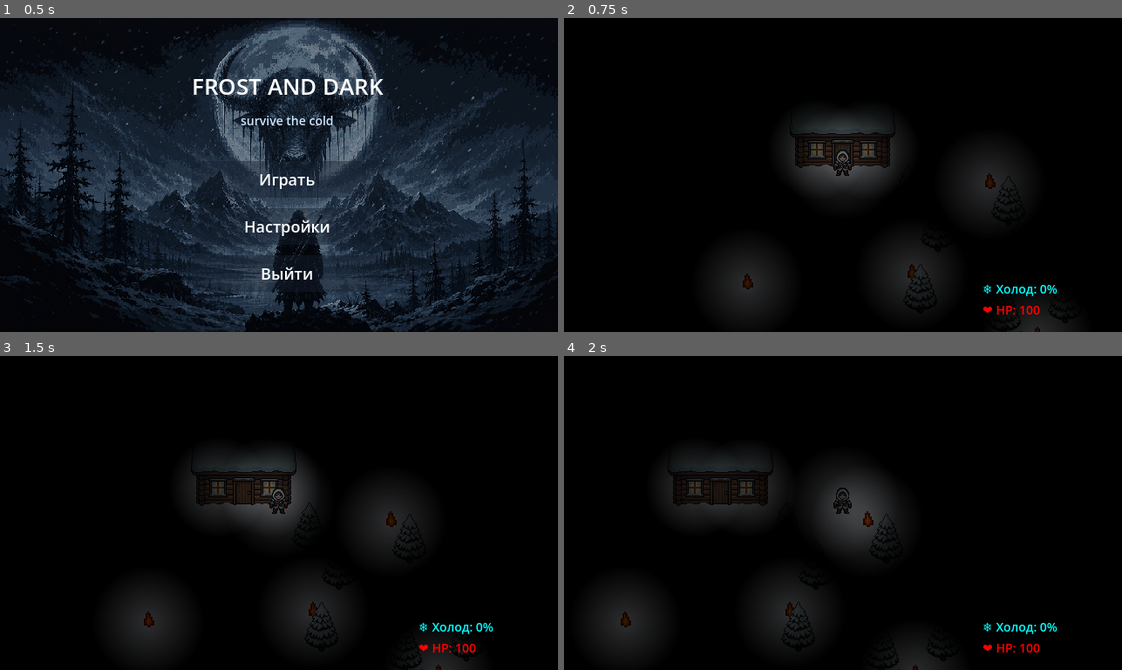
Above: before the commit, frames 1-4 (two rows, left to right).
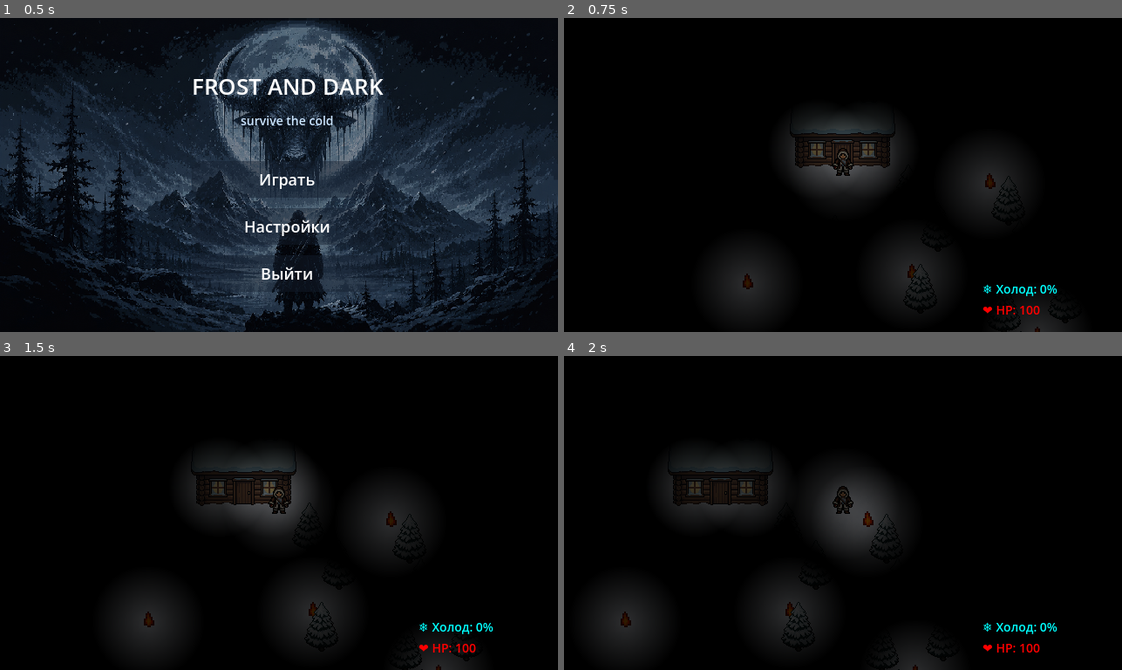
Above: after the commit, the same moments.

Repository: DLNklop/FrostAndDark
Game: Godot game, scene res://tscn/main_menu.tscn
Two runs of this game, one before a commit and one after it. Both use one fixed random seed, a clock stepped at 60 frames per second and the inputs below.
Inputs:
- Up to frame 1 (0.5 s): no input
- Up to frame 2 (0.75 s): click "Играть" at 0.5 s
- Up to frame 3 (1.5 s): tap Enter (ui_accept) at 1.25 s; hold Right (ui_right) from 1.28 s (still down)
- Up to frame 4 (2 s): keep holding Right (ui_right); tap Enter (ui_accept) at 1.52 s

Frame 1 is identical in both runs. In frame 2, 0.1% of the frame differs, in the area x 48-52%, y 41-51%; in frame 3, 0.1%; in frame 4, 0.1%.

Commit message:
спрайты гг

Diff:
--- a/tscn/hunter.tscn
+++ b/tscn/hunter.tscn
@@ -1,7 +1,34 @@
 [gd_scene format=3 uid="uid://cs5xhc7qdkhyc"]
 
 [ext_resource type="Script" uid="uid://cwtmbi648xpvi" path="res://scripts/hunter.gd" id="1_h1phl"]
-[ext_resource type="Texture2D" uid="uid://dvsaowiove2qe" path="res://sprite_objects/hunter_sprite.png" id="2_hgowg"]
+[ext_resource type="Texture2D" uid="uid://dwv7rouxm4irq" path="res://sprite_objects/hunter/idle/east.png" id="2_dqiep"]
+[ext_resource type="Texture2D" uid="uid://drgllm3iln48p" path="res://sprite_objects/hunter/idle/north.png" id="3_umjbp"]
+[ext_resource type="Texture2D" uid="uid://bybeiqjeyohby" path="res://sprite_objects/hunter/idle/south.png" id="4_dqiep"]
+[ext_resource type="Texture2D" uid="uid://b714m52iw5x04" path="res://sprite_objects/hunter/idle/west.png" id="5_1gmpk"]
+[ext_resource type="Texture2D" uid="uid://btvx7s755x3gq" path="res://sprite_objects/hunter/walk/north/frame_000.png" id="6_5scjv"]
+[ext_resource type="Texture2D" uid="uid://dktv2q4obleye" path="res://sprite_objects/hunter/walk/north/frame_001.png" id="7_evdl1"]
+[ext_resource type="Texture2D" uid="uid://d3t2lfy2yfre8" path="res://sprite_objects/hunter/walk/north/frame_002.png" id="8_5q1ce"]
+[ext_resource type="Texture2D" uid="uid://kgj7d66784fw" path="res://sprite_objects/hunter/walk/north/frame_003.png" id="9_iwdcy"]
+[ext_resource type="Texture2D" uid="uid://cecs5mmh5t6ot" path="res://sprite_objects/hunter/walk/north/frame_004.png" id="10_cy2um"]
+[ext_resource type="Texture2D" uid="uid://dtcejsk57uc0i" path="res://sprite_objects/hunter/walk/north/frame_005.png" id="11_l82lt"]
+[ext_resource type="Texture2D" uid="uid://boqd30xnkoved" path="res://sprite_objects/hunter/walk/south/frame_000.png" id="12_hkcpw"]
+[ext_resource type="Texture2D" uid="uid://cfx31dtonumbj" path="res://sprite_objects/hunter/walk/south/frame_001.png" id="13_kt1lf"]
+[ext_resource type="Texture2D" uid="uid://cvostv06guscu" path="res://sprite_objects/hunter/walk/south/frame_002.png" id="14_o6aja"]
+[ext_resource type="Texture2D" uid="uid://6m8sqfvxriyn" path="res://sprite_objects/hunter/walk/south/frame_003.png" id="15_66fr1"]
+[ext_resource type="Texture2D" uid="uid://mx7dlxfimo1r" path="res://sprite_objects/hunter/walk/south/frame_004.png" id="16_v4j5w"]
+[ext_resource type="Texture2D" uid="uid://dg6chix52tf6v" path="res://sprite_objects/hunter/walk/south/frame_005.png" id="17_6tb55"]
+[ext_resource type="Texture2D" uid="uid://ypnu5dmohkf7" path="res://sprite_objects/hunter/walk/west/frame_000.png" id="18_3mlp4"]
+[ext_resource type="Texture2D" uid="uid://csta263jo75xj" path="res://sprite_objects/hunter/walk/west/frame_001.png" id="19_6qpci"]
+[ext_resource type="Texture2D" uid="uid://cxprw7dptt7v8" path="res://sprite_objects/hunter/walk/west/frame_002.png" id="20_tuofq"]
+[ext_resource type="Texture2D" uid="uid://hwn5r0s3wuu0" path="res://sprite_objects/hunter/walk/west/frame_003.png" id="21_ki8ij"]
+[ext_resource type="Texture2D" uid="uid://bwmu4m7d6cl77" path="res://sprite_objects/hunter/walk/west/frame_004.png" id="22_7pi4e"]
+[ext_resource type="Texture2D" uid="uid://depvvu00613rw" path="res://sprite_objects/hunter/walk/west/frame_005.png" id="23_fq0x0"]
+[ext_resource type="Texture2D" uid="uid://cspq2nka76kki" path="res://sprite_objects/hunter/walk/east/frame_000.png" id="24_3x7f0"]
+[ext_resource type="Texture2D" uid="uid://c6810jdxvg7pa" path="res://sprite_objects/hunter/walk/east/frame_001.png" id="25_236j1"]
+[ext_resource type="Texture2D" uid="uid://brde5wgwm7eeg" path="res://sprite_objects/hunter/walk/east/frame_002.png" id="26_lwpph"]
+[ext_resource type="Texture2D" uid="uid://chhmlro08dv18" path="res://sprite_objects/hunter/walk/east/frame_003.png" id="27_6lrr8"]
+[ext_resource type="Texture2D" uid="uid://ca523dbq4ljs" path="res://sprite_objects/hunter/walk/east/frame_004.png" id="28_aqy33"]
+[ext_resource type="Texture2D" uid="uid://b3dwkce4bhdn2" path="res://sprite_objects/hunter/walk/east/frame_005.png" id="29_tiad4"]
 
 [sub_resource type="RectangleShape2D" id="RectangleShape2D_hgowg"]
 size = Vector2(15, 4)
@@ -17,6 +44,133 @@
 fill_from = Vector2(0.5, 0.49130434)
 fill_to = Vector2(0.8869565, 0.8304348)
 
+[sub_resource type="SpriteFrames" id="SpriteFrames_gd1h0"]
+animations = [{
+"frames": [{
+"duration": 1.0,
+"texture": ExtResource("2_dqiep")
+}],
+"loop": true,
+"name": &"idle_east",
+"speed": 8.0
+}, {
+"frames": [{
+"duration": 1.0,
+"texture": ExtResource("3_umjbp")
+}],
+"loop": true,
+"name": &"idle_north",
+"speed": 8.0
+}, {
+"frames": [{
+"duration": 1.0,
+"texture": ExtResource("4_dqiep")
+}],
+"loop": true,
+"name": &"idle_south",
+"speed": 8.0
+}, {
+"frames": [{
+"duration": 1.0,
+"texture": ExtResource("5_1gmpk")
+}],
+"loop": true,
+"name": &"idle_west",
+"speed": 8.0
+}, {
+"frames": [{
+"duration": 1.0,
+"texture": ExtResource("6_5scjv")
+}, {
+"duration": 1.0,
+"texture": ExtResource("7_evdl1")
+}, {
+"duration": 1.0,
+"texture": ExtResource("8_5q1ce")
+}, {
+"duration": 1.0,
+"texture": ExtResource("9_iwdcy")
+}, {
+"duration": 1.0,
+"texture": ExtResource("10_cy2um")
+}, {
+"duration": 1.0,
+"texture": ExtResource("11_l82lt")
+}],
+"loop": true,
+"name": &"walk_north",
+"speed": 8.0
+}, {
+"frames": [{
+"duration": 1.0,
+"texture": ExtResource("12_hkcpw")
+}, {
+"duration": 1.0,
+"texture": ExtResource("13_kt1lf")
+}, {
+"duration": 1.0,
+"texture": ExtResource("14_o6aja")
+}, {
+"duration": 1.0,
+"texture": ExtResource("15_66fr1")
+}, {
+"duration": 1.0,
+"texture": ExtResource("16_v4j5w")
+}, {
+"duration": 1.0,
+"texture": ExtResource("17_6tb55")
+}],
+"loop": true,
+"name": &"walk_south",
+"speed": 8.0
+}, {
+"frames": [{
+"duration": 1.0,
+"texture": ExtResource("18_3mlp4")
+}, {
+"duration": 1.0,
+"texture": ExtResource("19_6qpci")
+}, {
+"duration": 1.0,
+"texture": ExtResource("20_tuofq")
+}, {
+"duration": 1.0,
+"texture": ExtResource("21_ki8ij")
+}, {
+"duration": 1.0,
+"texture": ExtResource("22_7pi4e")
+}, {
+"duration": 1.0,
+"texture": ExtResource("23_fq0x0")
+}],
+"loop": true,
+"name": &"walk_west",
+"speed": 8.0
+}, {
+"frames": [{
+"duration": 1.0,
+"texture": ExtResource("24_3x7f0")
+}, {
+"duration": 1.0,
+"texture": ExtResource("25_236j1")
+}, {
+"duration": 1.0,
+"texture": ExtResource("26_lwpph")
+}, {
+"duration": 1.0,
+"texture": ExtResource("27_6lrr8")
+}, {
+"duration": 1.0,
+"texture": ExtResource("28_aqy33")
+}, {
+"duration": 1.0,
+"texture": ExtResource("29_tiad4")
+}],
+"loop": true,
+"name": &"wlak_east",
+"speed": 8.0
+}]
+
 [node name="CharacterBody2D" type="CharacterBody2D" unique_id=1176519371]
 script = ExtResource("1_h1phl")
 
@@ -24,17 +178,20 @@
 position = Vector2(-0.5, 0)
 shape = SubResource("RectangleShape2D_hgowg")
 
-[node name="Sprite2D" type="Sprite2D" parent="." unique_id=812218597]
-position = Vector2(0, -14)
-texture = ExtResource("2_hgowg")
-
 [node name="Camera2D" type="Camera2D" parent="." unique_id=155715189]
 
 [node name="PointLight2D" type="PointLight2D" parent="." unique_id=1526777754]
-position = Vector2(0, -12)
+position = Vector2(0, -10)
 energy = 0.25
 texture = SubResource("GradientTexture2D_6yl6i")
-[node name="Area2D" type="Area2D" parent="." unique_id=9999999999]
 
-[node name="CollisionShape2D" type="CollisionShape2D" parent="Area2D" unique_id=9999999998]
+[node name="Area2D" type="Area2D" parent="." unique_id=1410065407]
+
+[node name="CollisionShape2D" type="CollisionShape2D" parent="Area2D" unique_id=1410065406]
 shape = SubResource("RectangleShape2D_hgowg")
+
+[node name="AnimatedSprite2D" type="AnimatedSprite2D" parent="." unique_id=1104876702]
+position = Vector2(0, -14)
+sprite_frames = SubResource("SpriteFrames_gd1h0")
+animation = &"idle_south"
+autoplay = "idle_south"
Binary file added: sprite_objects/hunter.png
Not shown, added: sprite_objects/hunter.png.import
Binary file added: sprite_objects/hunter/idle/east.png
Not shown, added: sprite_objects/hunter/idle/east.png.import
Binary file added: sprite_objects/hunter/idle/north.png
Not shown, added: sprite_objects/hunter/idle/north.png.import
Binary file added: sprite_objects/hunter/idle/south.png
Not shown, added: sprite_objects/hunter/idle/south.png.import
Binary file added: sprite_objects/hunter/idle/west.png
Not shown, added: sprite_objects/hunter/idle/west.png.import
Binary file added: sprite_objects/hunter/walk/east/frame_000.png
Not shown, added: sprite_objects/hunter/walk/east/frame_000.png.import
(and 47 more such lines)
